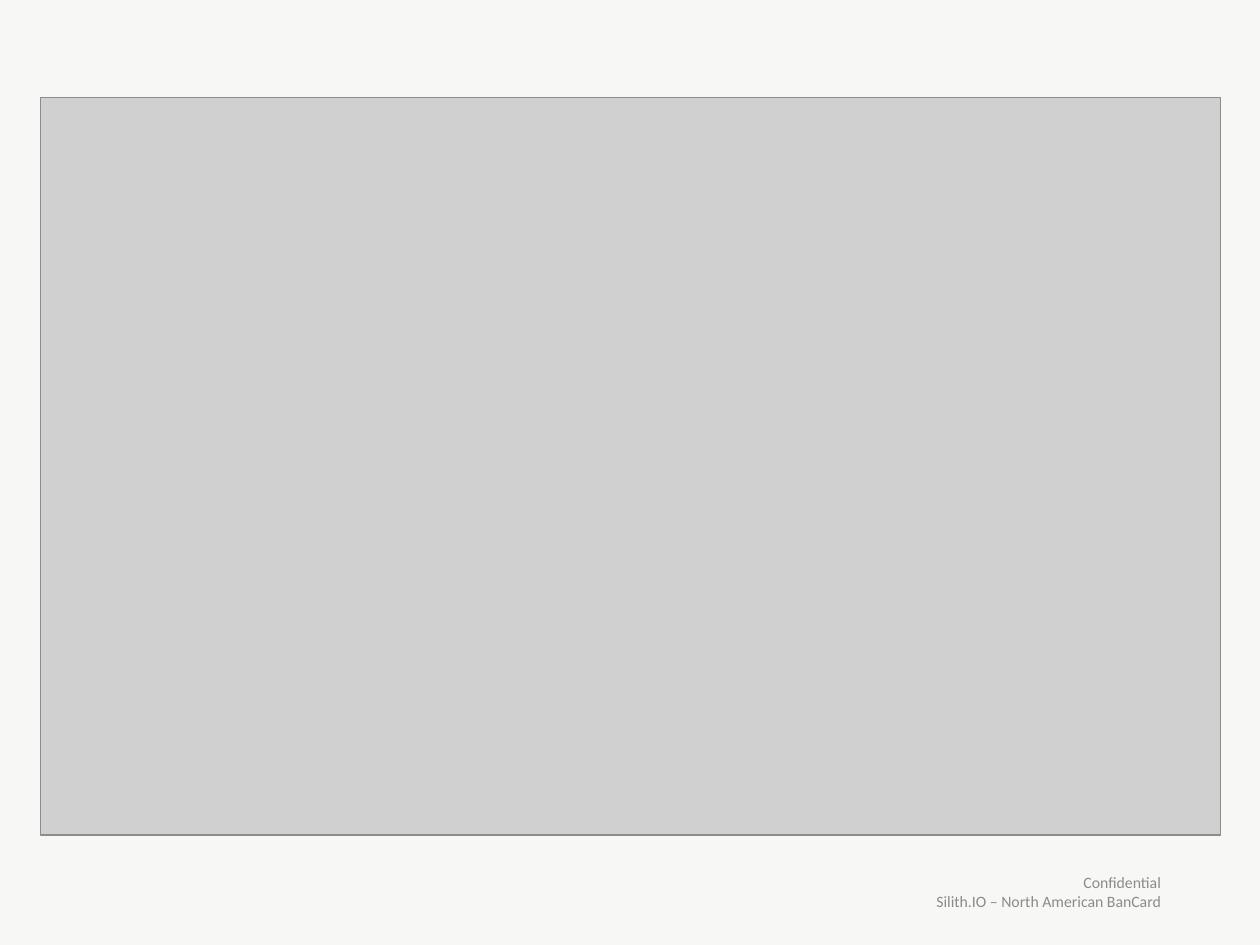
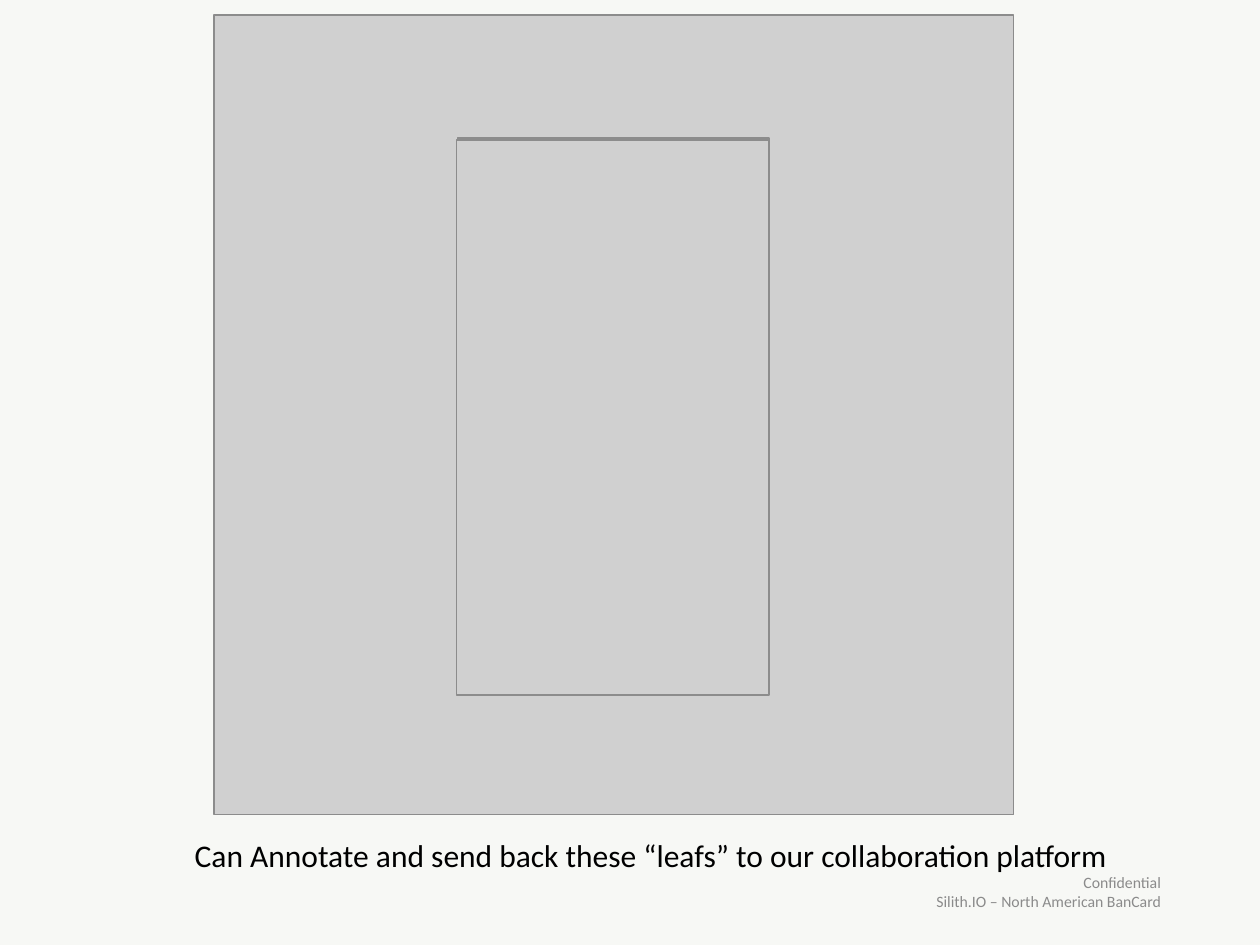
Before and after one commit to bclark8923/AnnoTree, a slide deck: slide 4 of Docs/Pitches/AnnoTreePresentation_External.pptx (slide 8 before the commit). Drawn at 1260x945 pixels with LibreOffice and Linux fonts; fonts in the diff are those of the drawing; grey boxes stand for pictures. Boxes give left, top, right and bottom in pixels: in the first picture for what was removed or moved away, otherwise in the second. Text is boxed around its words. In the diff, an @@ line names an element or a change of style, - is before the commit and + after.

```diff
--- a/Docs/Pitches/AnnoTreePresentation_External.pptx
+++ b/Docs/Pitches/AnnoTreePresentation_External.pptx
@@ picture: place and size @@
-picture at [40,97,1221,835]
+picture at [214,15,1014,815]
@@ picture added at [456,140,769,696] @@
@@ picture added at [457,139,769,692] @@
@@ text added at [195,844,1106,872], 18 pt, text #000000 @@
+Can Annotate and send back these “leafs” to our collaboration platform
```
Also in this commit, not shown: 5 other slides changed, 2 slides removed, 6 other files.
